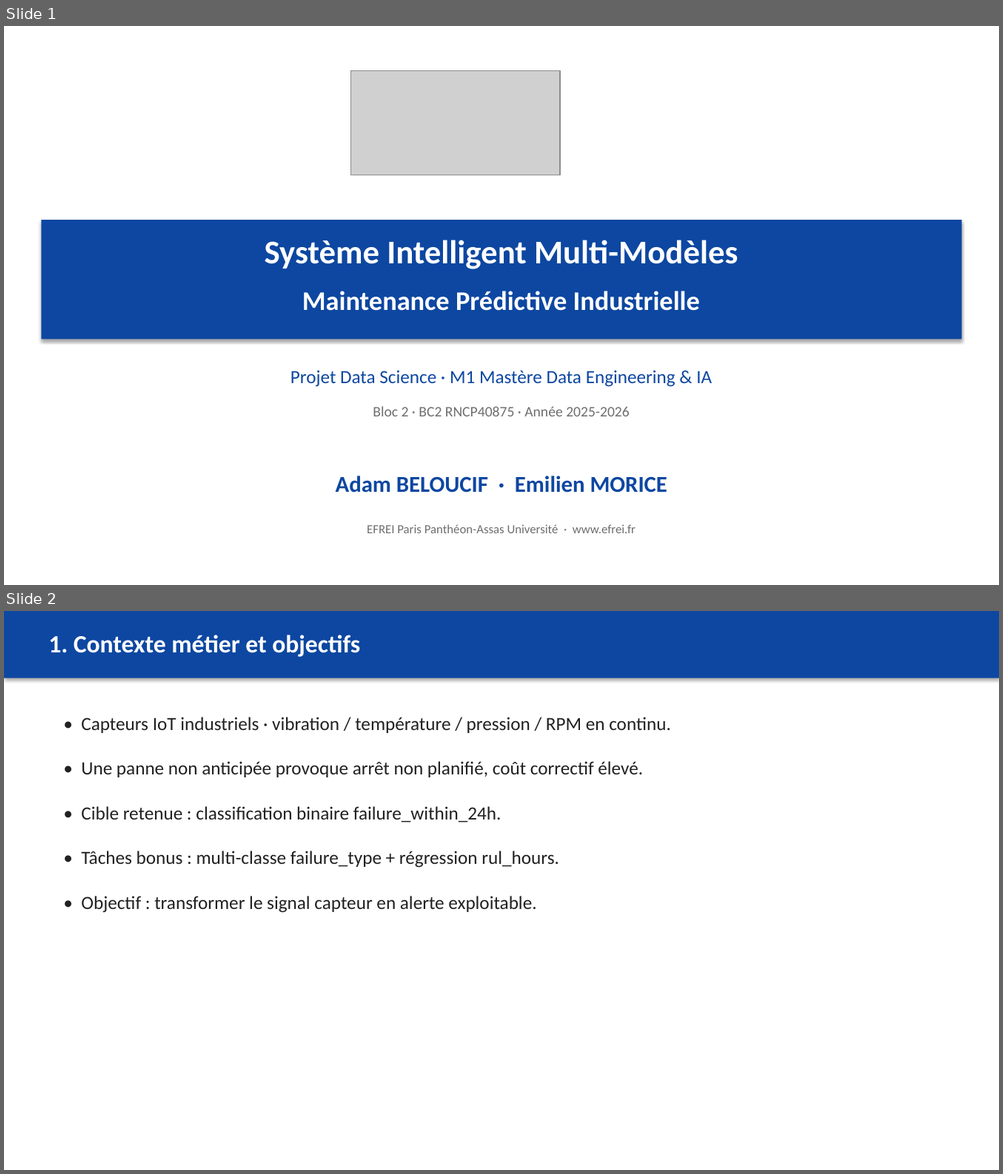
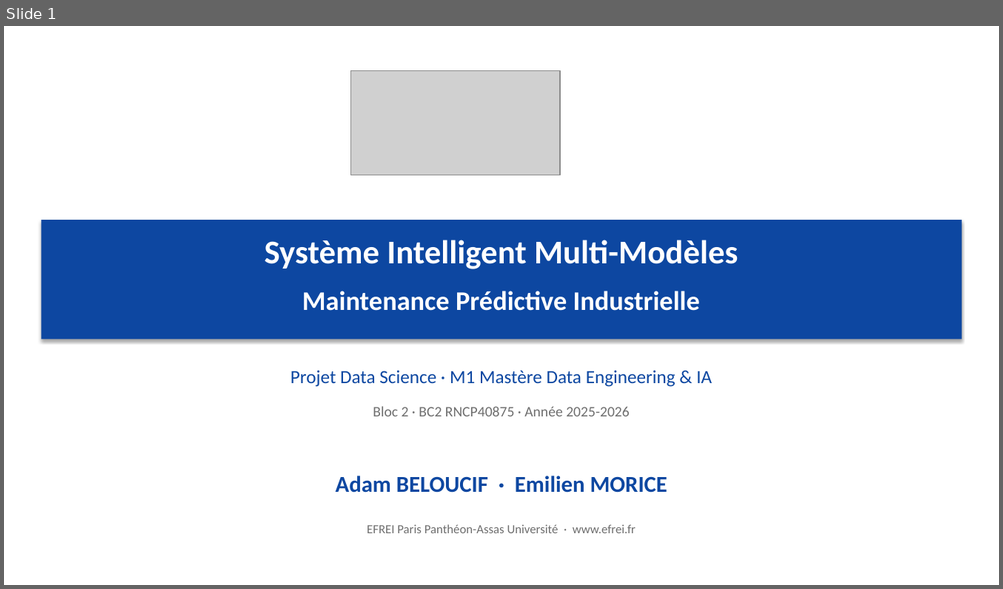
Before and after one commit to Adam-Blf/maintenance-predictive-industrielle, a slide deck: reports/presentation.pptx. Shown one above the other, each under a label of ours: slides 1 and 2 before the commit, slide 1 after it. The pictures are 1003x1174 and 1003x589 pixels, drawn with LibreOffice and Linux fonts; fonts in the diff are those of the drawing; grey boxes stand for pictures. Boxes give left, top, right and bottom in pixels: in the first picture for what was removed or moved away, otherwise in the second. Text is boxed around its words. In the diff, an @@ line names an element or a change of style, - is before the commit and + after.

```diff
--- a/reports/presentation.pptx
+++ b/reports/presentation.pptx
@@ slide 2 removed at <box>4,611,999,1170</box>, background #FFFFFF @@
@@ rectangle removed at <box>4,611,999,678</box> @@
@@ text removed at <box>48,635,360,657</box> @@
-1. Contexte métier et objectifs
@@ text removed at <box>81,717,671,913</box> @@
-• Capteurs IoT industriels · vibration / température / pression / RPM en continu.
-• Une panne non anticipée provoque arrêt non planifié, coût correctif élevé.
-• Cible retenue : classification binaire failure_within_24h.
-• Tâches bonus : multi-classe failure_type + régression rul_hours.
-• Objectif : transformer le signal capteur en alerte exploitable.
```
Also in this commit, not shown: 7 slides changed, 16 slides added, 2 other slides removed, 13 other files.
